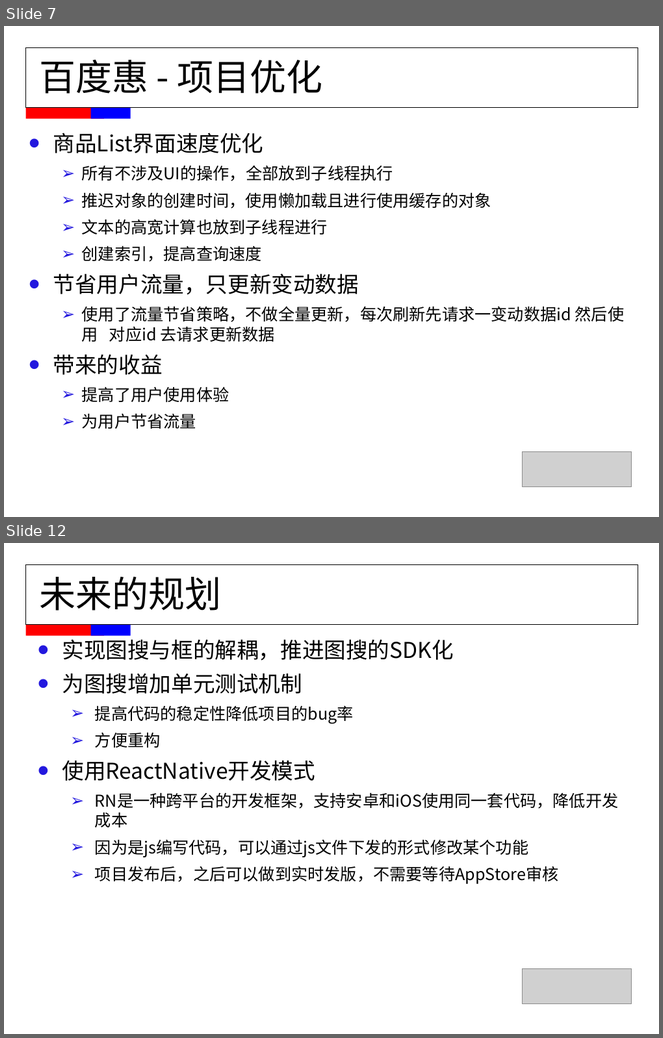
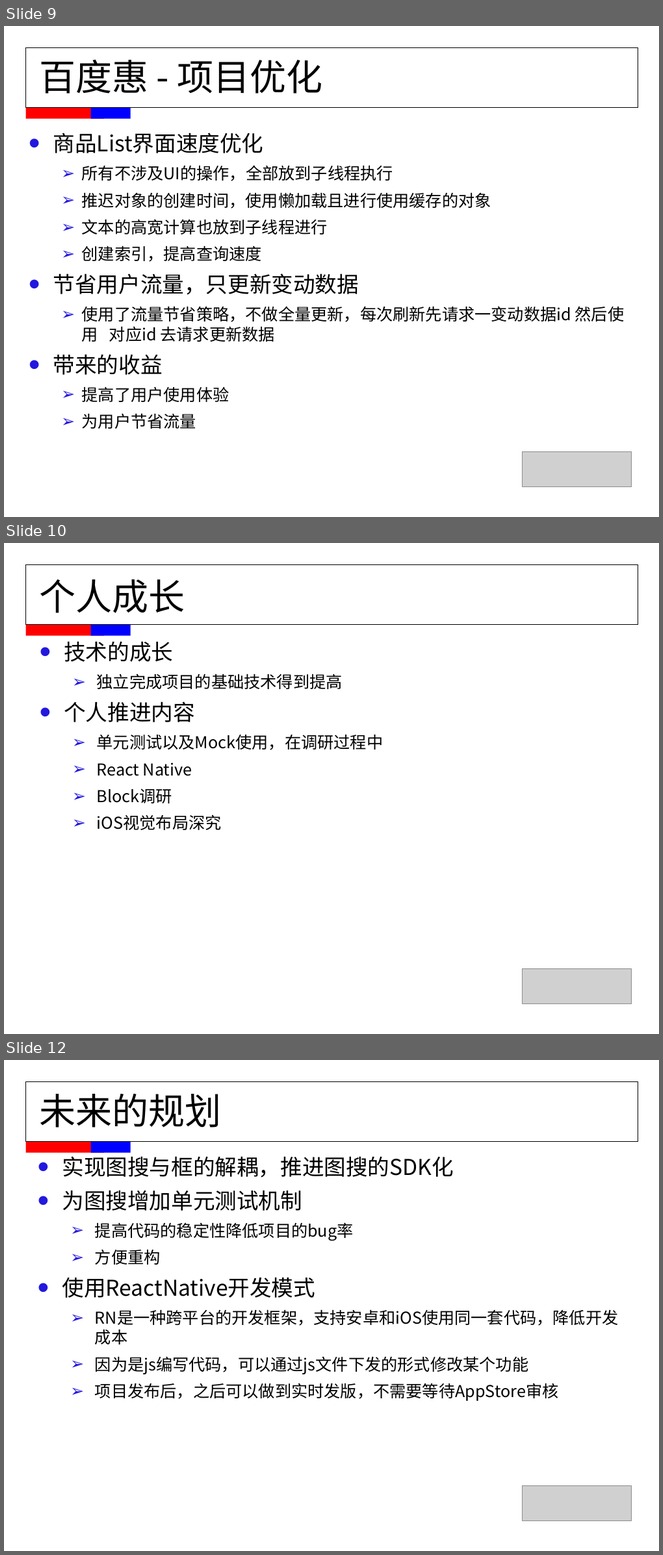
Before and after one commit to FridayAndHoliday/ElenaCodeManager, a slide deck: document/MMS职称评定-董伟平.ppt. Shown one above the other, each under a label of ours: slides 7 and 12 before the commit, slides 9, 10 and 12 after it; the slides between them are not shown. The pictures are 663x1038 and 663x1555 pixels, drawn with LibreOffice and Linux fonts; fonts in the diff are those of the drawing; grey boxes stand for pictures. Boxes give left, top, right and bottom in pixels: in the first picture for what was removed or moved away, otherwise in the second. Text is boxed around its words. In the diff, an @@ line names an element or a change of style, - is before the commit and + after.

```diff
--- a/document/MMS职称评定-董伟平.ppt
+++ b/document/MMS职称评定-董伟平.ppt
@@ slide 10 added at bbox=[4, 543, 659, 1034], background #FFFFFF @@
@@ rectangle added at bbox=[25, 564, 638, 625], outline #000000 0.74 pt @@
@@ title added at bbox=[40, 579, 185, 613], 40 pt, text #000000 @@
+个人成长
@@ rectangle added at bbox=[25, 625, 103, 636], fill #FF0000 @@
@@ rectangle added at bbox=[91, 625, 131, 636], fill #0000FF @@
@@ text added at bbox=[64, 641, 384, 830], 18 pt, text #000000 @@
+• 技术的成长
+  ➢ 独立完成项目的基础技术得到提高
+• 个人推进内容
+  ➢ 单元测试以及Mock使用，在调研过程中
+  ➢ React Native
+  ➢ Block调研
+  ➢ iOS视觉布局深究
@@ picture added at bbox=[523, 969, 633, 1005] @@
@@ what was slide 7 is now slide 9 @@
```
Also in this commit, not shown: 4 slides changed, 1 other slide added, 2 slides removed.
